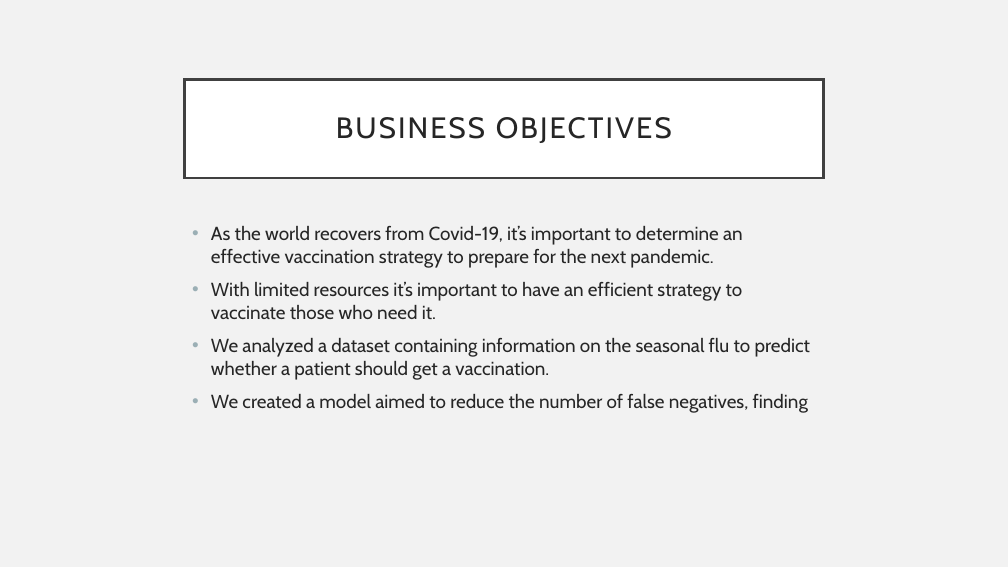
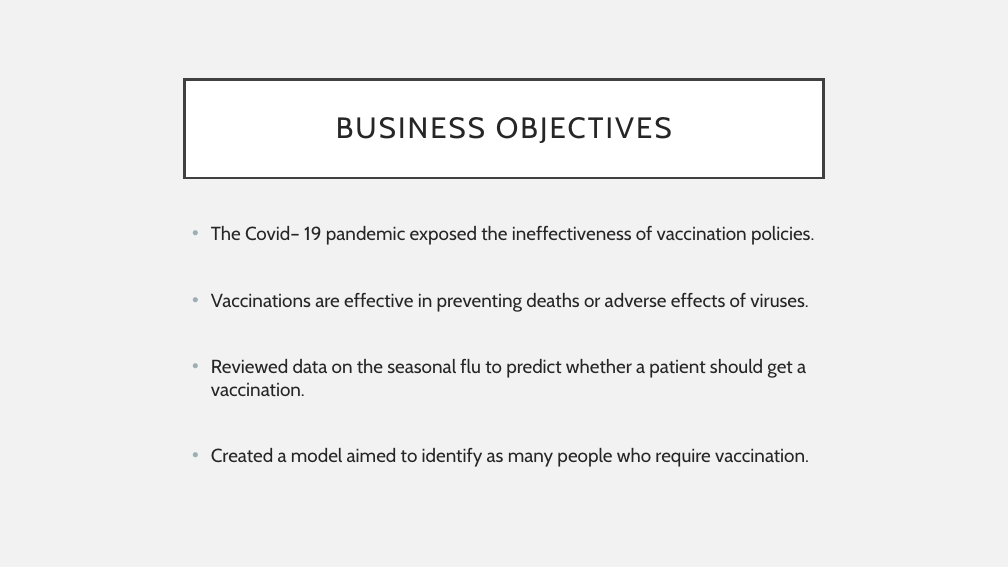
Before and after one commit to dragunat2016/CDCH1N1, a slide deck: slide 2 of Presentation.pptx. Drawn at 1008x567 pixels with LibreOffice and Linux fonts; fonts in the diff are those of the drawing. Boxes give left, top, right and bottom in pixels: in the first picture for what was removed or moved away, otherwise in the second. Text is boxed around its words. In the diff, an @@ line names an element or a change of style, - is before the commit and + after.

```diff
--- a/Presentation.pptx
+++ b/Presentation.pptx
@@ text at (x1=211, y1=226, x2=814, y2=467): text changed @@
-• As the world recovers from Covid-19, it’s important to determine an effective vaccination strategy to prepare for the next pandemic.
-• With limited resources it’s important to have an efficient strategy to vaccinate those who need it.
-• We analyzed a dataset containing information on the seasonal flu to predict whether a patient should get a vaccination.
-• We created a model aimed to reduce the number of false negatives, finding
+• The Covid– 19 pandemic exposed the ineffectiveness of vaccination policies.
+• Vaccinations are effective in preventing deaths or adverse effects of viruses.
+• Reviewed data on the seasonal flu to predict whether a patient should get a vaccination.
+• Created a model aimed to identify as many people who require vaccination.
```
Also in this commit, not shown: 3 other slides changed, 1 slide added, 8 other files.
